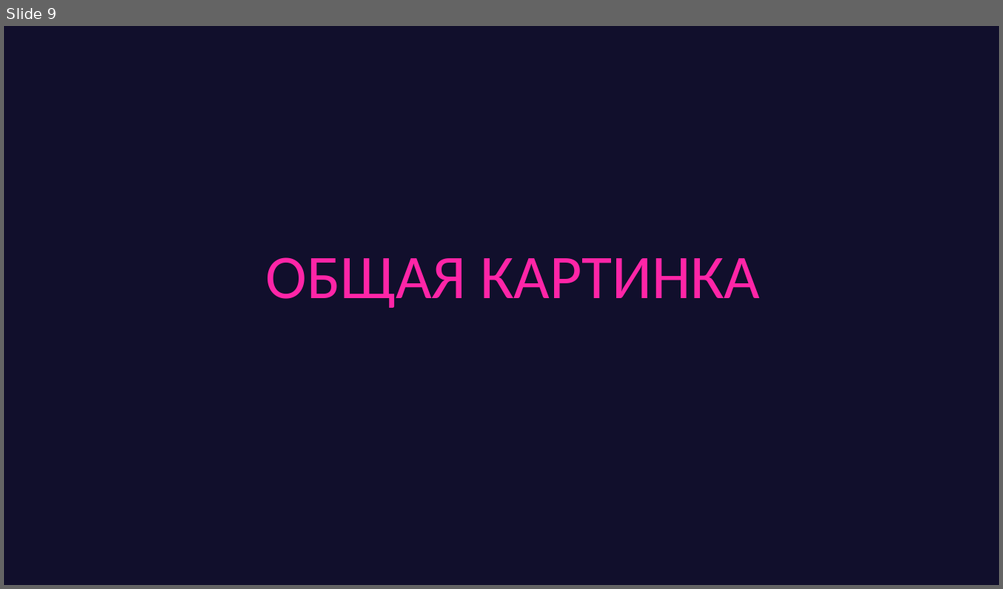
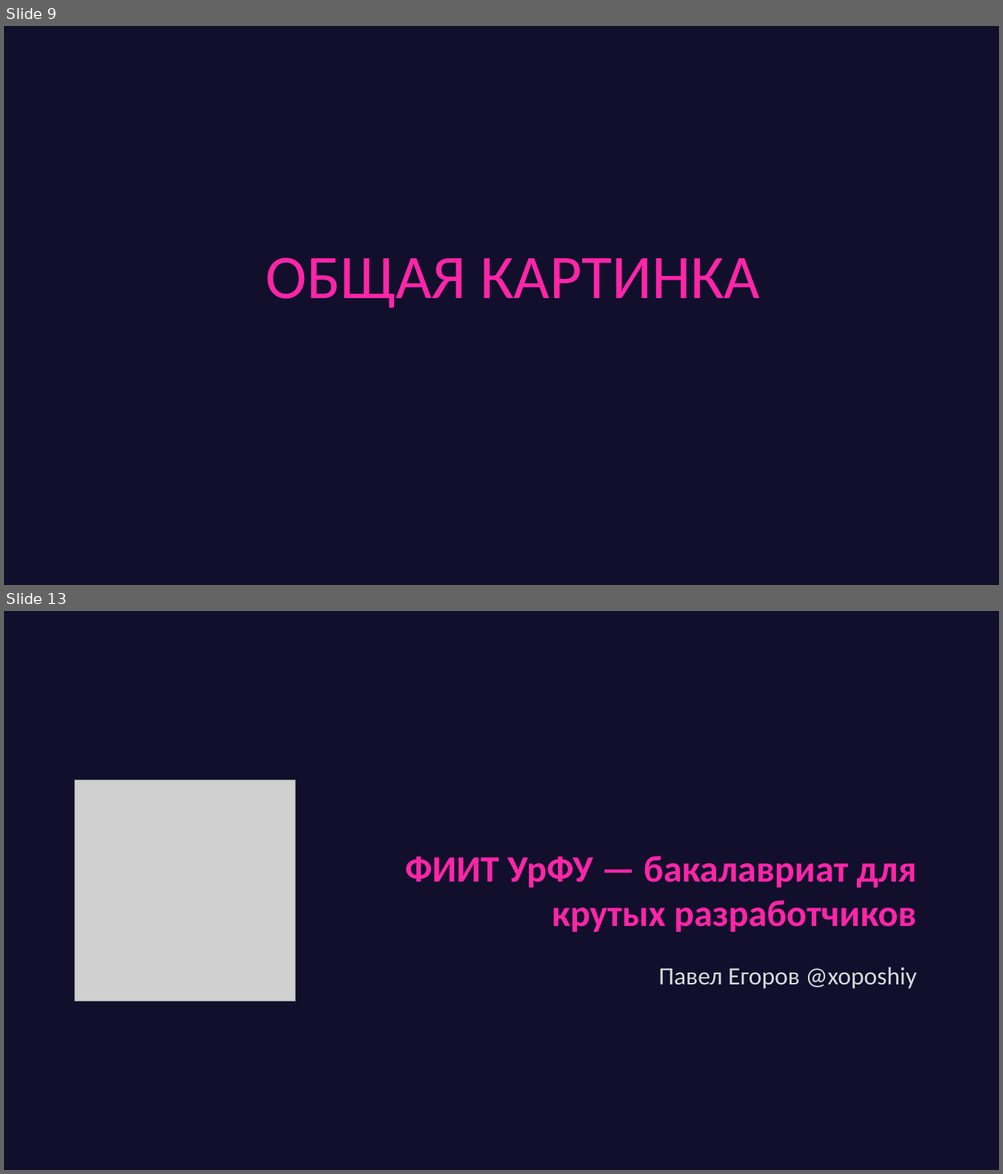
Before and after one commit to game-ai-course/game-ai-school, a slide deck: slides/online_4dx1.5h/day3-final.pptx. Shown one above the other, each under a label of ours: slide 9 before the commit, slides 9 and 13 after it; the slides between them are not shown. The pictures are 1003x589 and 1003x1174 pixels, drawn with LibreOffice and Linux fonts; fonts in the diff are those of the drawing; grey boxes stand for pictures; background and template pictures are left out. Boxes give left, top, right and bottom in pixels: in the first picture for what was removed or moved away, otherwise in the second. Text is boxed around its words. In the diff, an @@ line names an element or a change of style, - is before the commit and + after.

```diff
--- a/slides/online_4dx1.5h/day3-final.pptx
+++ b/slides/online_4dx1.5h/day3-final.pptx
@@ slide 13 added at box(4, 611, 999, 1170), background #110F2C @@
@@ picture added at box(75, 780, 296, 1001) @@
@@ title added at box(405, 856, 916, 932), 36 pt, text #FE25A7, bold @@
+ФИИТ УрФУ — бакалавриат для крутых разработчиков
@@ subtitle added at box(658, 967, 916, 989), 24 pt, text #D9D9D9 @@
+Павел Егоров @xoposhiy
```
Also in this commit, not shown: 4 slides changed, 5 other slides added, 1 slide removed.
